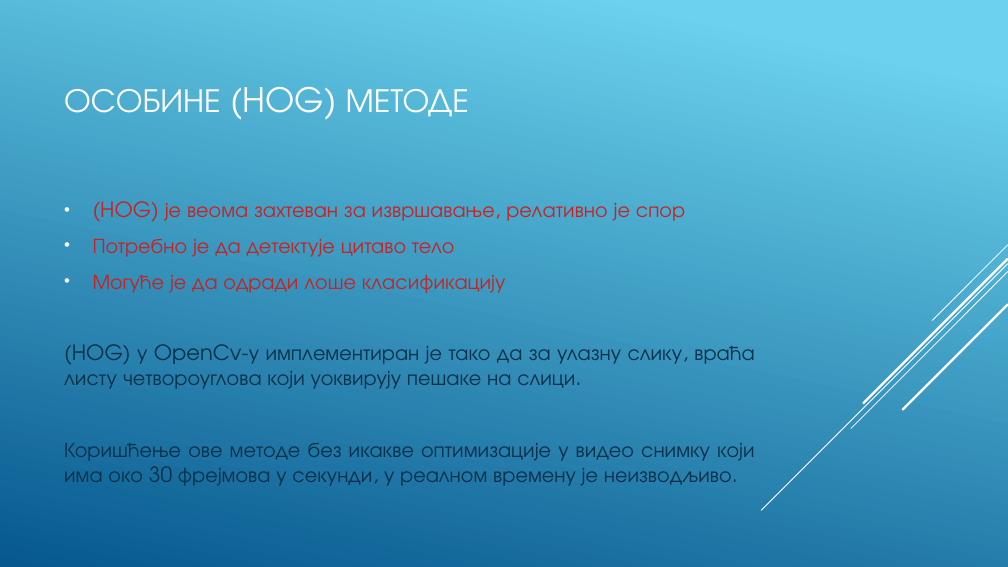
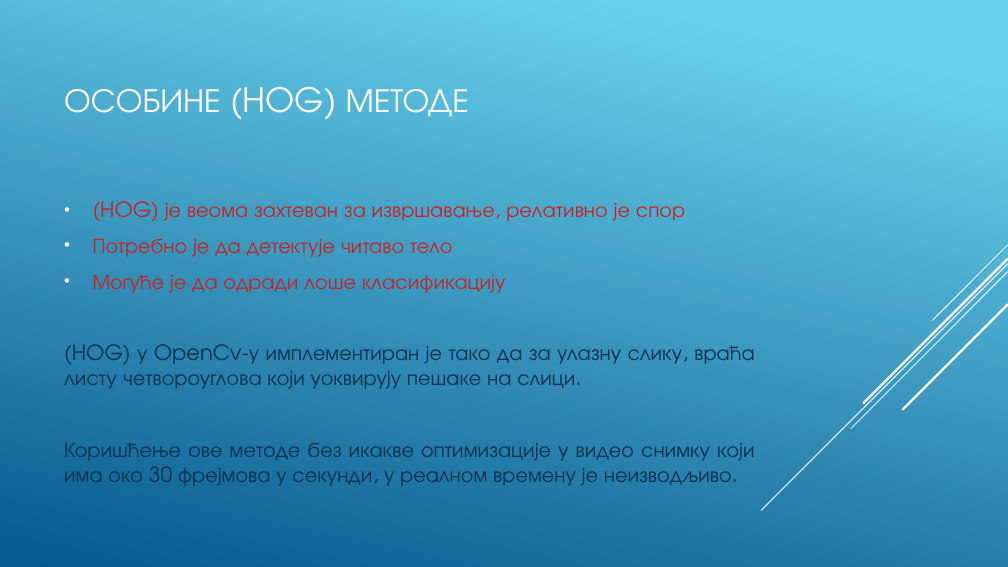
Before and after one commit to stosic993/Soft-Computing-2015-Project, a slide deck: slide 7 of Prezentacija Soft Computing RA10-2012.pptx. Drawn at 1008x567 pixels with LibreOffice and Linux fonts; fonts in the diff are those of the drawing. Boxes give left, top, right and bottom in pixels: in the first picture for what was removed or moved away, otherwise in the second. Text is boxed around its words. In the diff, an @@ line names an element or a change of style, - is before the commit and + after.

Commit message:
Izmena

```diff
--- a/Prezentacija Soft Computing RA10-2012.pptx
+++ b/Prezentacija Soft Computing RA10-2012.pptx
@@ text at bbox=[93, 239, 453, 257]: text changed @@
-• Потребно је да детектује цитаво тело
+• Потребно је да детектује читаво тело
```
